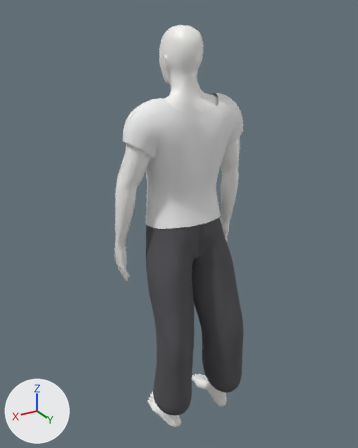
A saved change to the glTF model public/models/mannequin-male-relaxed.glb.
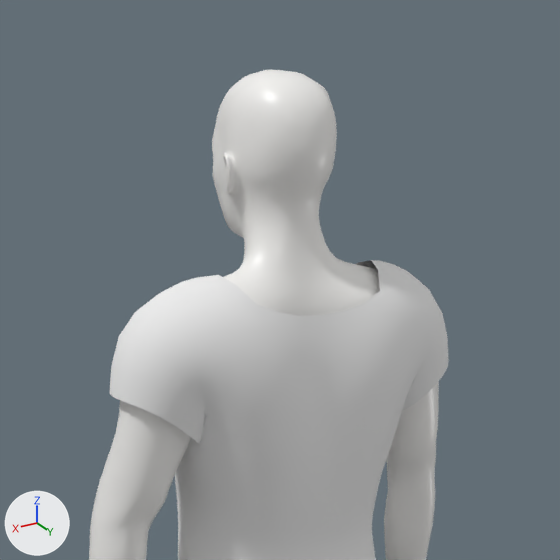
There are two pictures of each version: one whole from a 50 mm camera at (1.11, 1.777, 1.933) aimed at (0.019, -0.042, 1.023), one close up on the part from 23% to 79% of the width and 0% to 45% of the height. The lights are fixed; the arrows at lower left show +X, +Y and +Z. The last two pictures show the newer version. Where no turn or scale is listed for an object, it has been applied to the vertices.

Objects in the first close-up: 'Body', 'Shirt'.
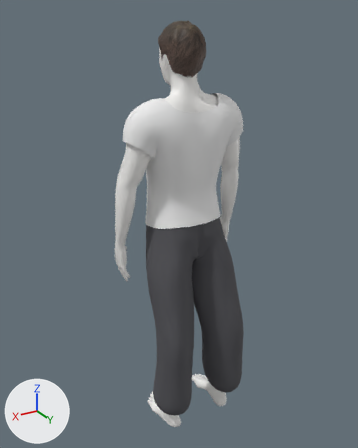
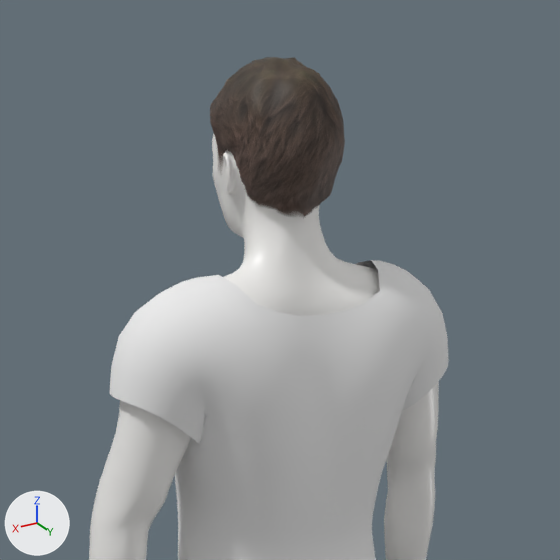
Commit message: Give the men's mannequins hair

What differs and where, as boxes (x1, y1, x2, y2) in the close-ups (560 x 560 px):
```json
{"object": "Hair", "change": "added", "after": [210, 57, 345, 217]}
```

Edits to the scene script, one JSON object a line:
```json
{"op": "add", "block": "img_short02_diffuse", "code": ["img_short02_diffuse = load_image('short02_diffuse', '_unpacked/short02_diffuse', 512, 512, 'sRGB')"]}
{"op": "add", "block": "mat_hair", "code": ["mat_hair = principled_material('Hair')", "mat_hair.texture = img_short02_diffuse  # with its transparency", "mat_hair.roughness = 0.6"]}
{"op": "add", "block": "me_hair", "code": ["me_hair = bpy.data.meshes.new('Hair')", "me_hair.from_pydata(...)  # 1755 vertices, 3344 faces; spans x -0.092..0.092, y -0.116..0.116, z -0.109..0.109", "me_hair.materials.append(mat_hair)  # picture img_short02_diffuse"]}
{"op": "add", "block": "ob_hair", "code": ["ob_hair = bpy.data.objects.new('Hair', me_hair)", "ob_hair.location = (-0.003, -0.059, 1.787)"]}
```
